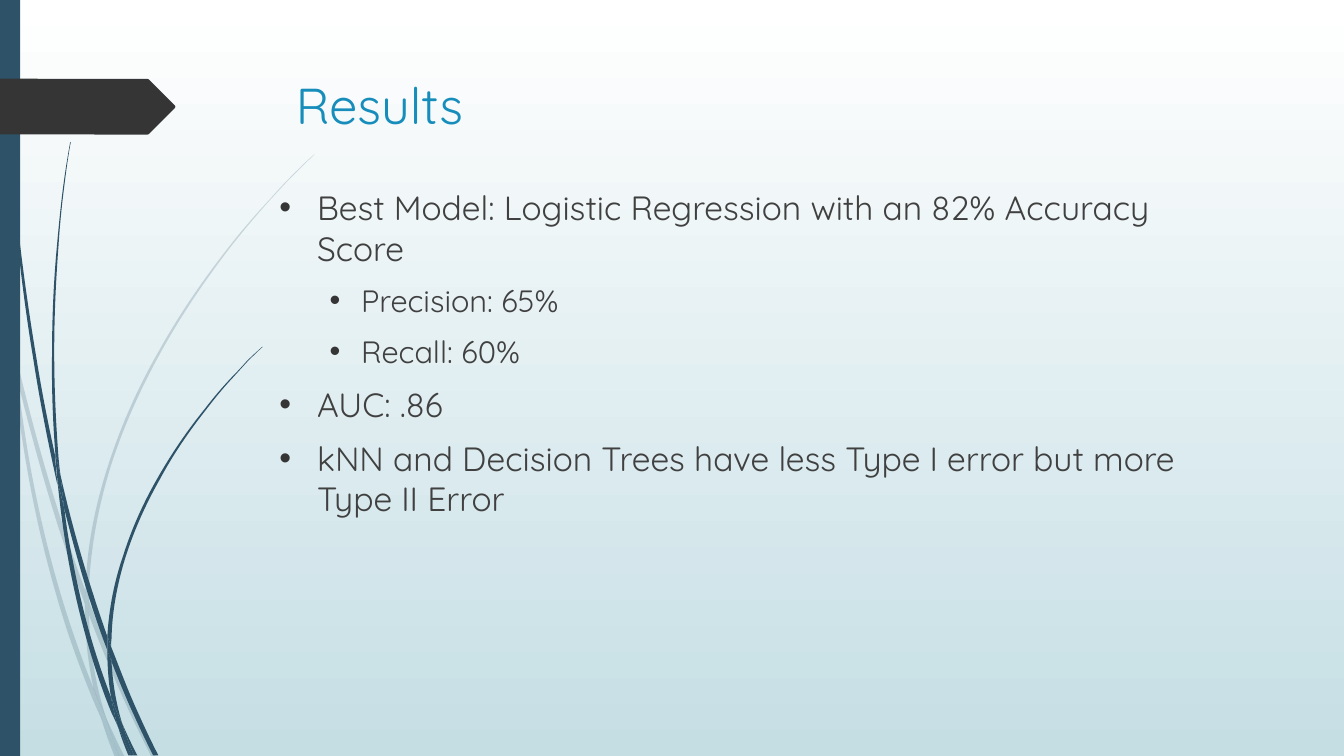
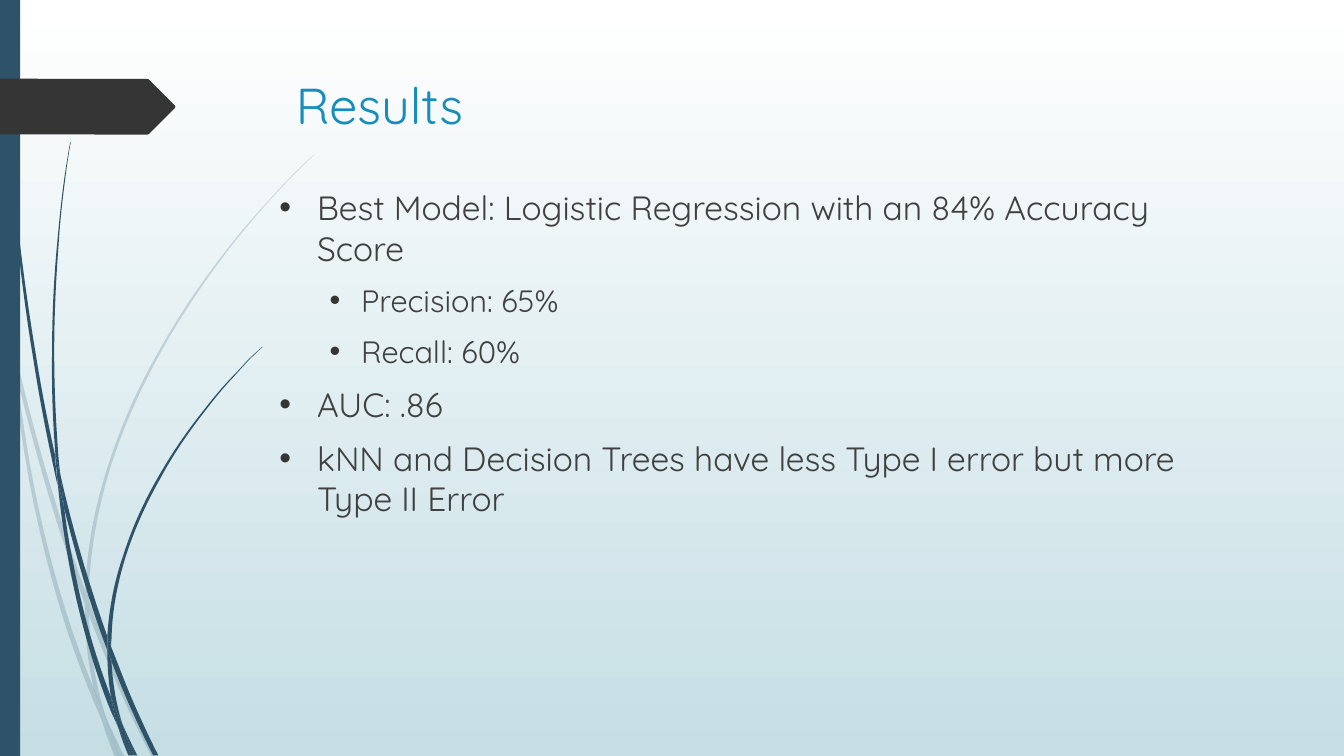
Before and after one commit to justingrisanti/dsc-phase-3-project, a slide deck: slide 12 of Module 3 Final Project Presentation.pptx. Drawn at 1344x756 pixels with LibreOffice and Linux fonts; fonts in the diff are those of the drawing. Boxes give left, top, right and bottom in pixels: in the first picture for what was removed or moved away, otherwise in the second. Text is boxed around its words. In the diff, an @@ line names an element or a change of style, - is before the commit and + after.

```diff
--- a/Module 3 Final Project Presentation.pptx
+++ b/Module 3 Final Project Presentation.pptx
@@ text at [317, 195, 1149, 262]: text changed @@
-• Best Model: Logistic Regression with an 82% Accuracy Score
+• Best Model: Logistic Regression with an 84% Accuracy Score
```
Also in this commit, not shown: 1 other slide changed, 1 other file.
